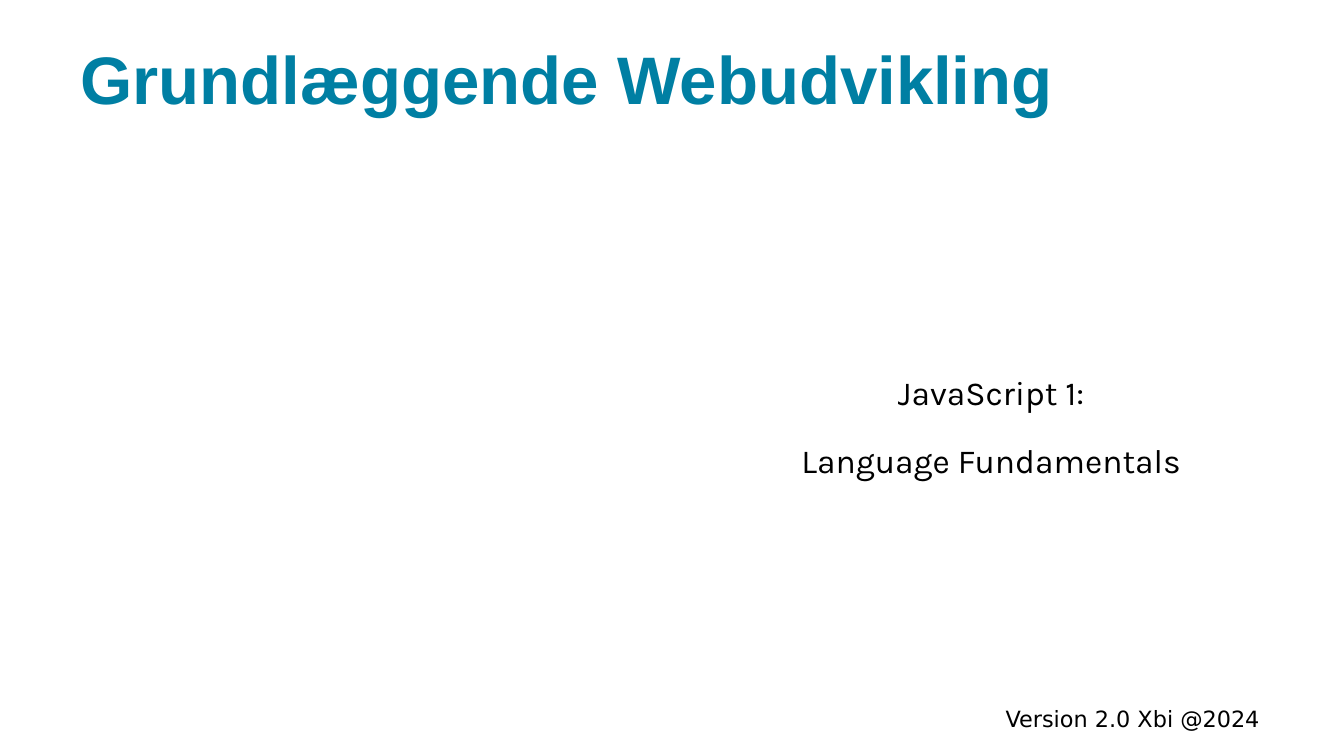
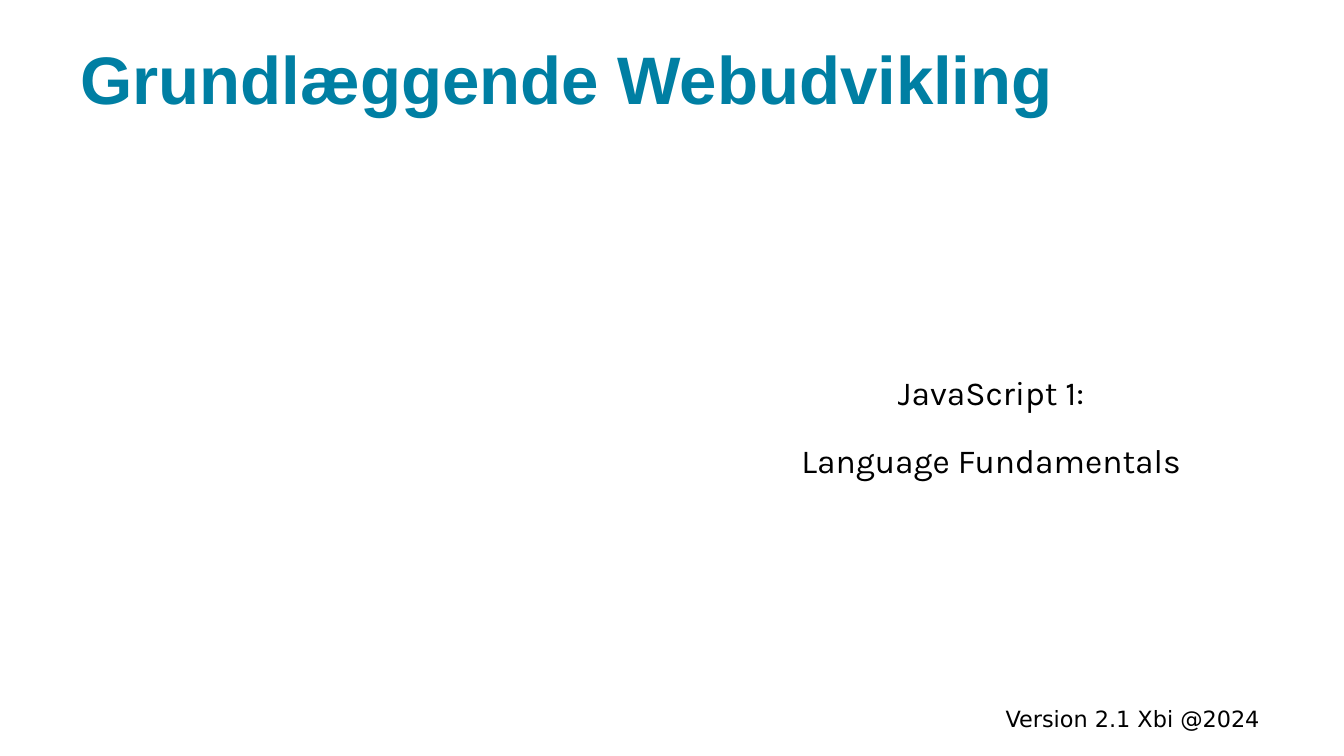
Before and after one commit to xbibogo/MMD24, a slide deck: slide 1 of semester2 PPT/Uge8_JSDay1.pptx. Drawn at 1344x756 pixels with LibreOffice and Linux fonts; fonts in the diff are those of the drawing. Boxes give left, top, right and bottom in pixels: in the first picture for what was removed or moved away, otherwise in the second. Text is boxed around its words. In the diff, an @@ line names an element or a change of style, - is before the commit and + after.

```diff
--- a/semester2 PPT/Uge8_JSDay1.pptx
+++ b/semester2 PPT/Uge8_JSDay1.pptx
@@ text at [1006,710,1259,731]: text changed @@
-Version 2.0 Xbi @2024
+Version 2.1 Xbi @2024
```
Also in this commit, not shown: 5 other slides changed, 6 slides added.
